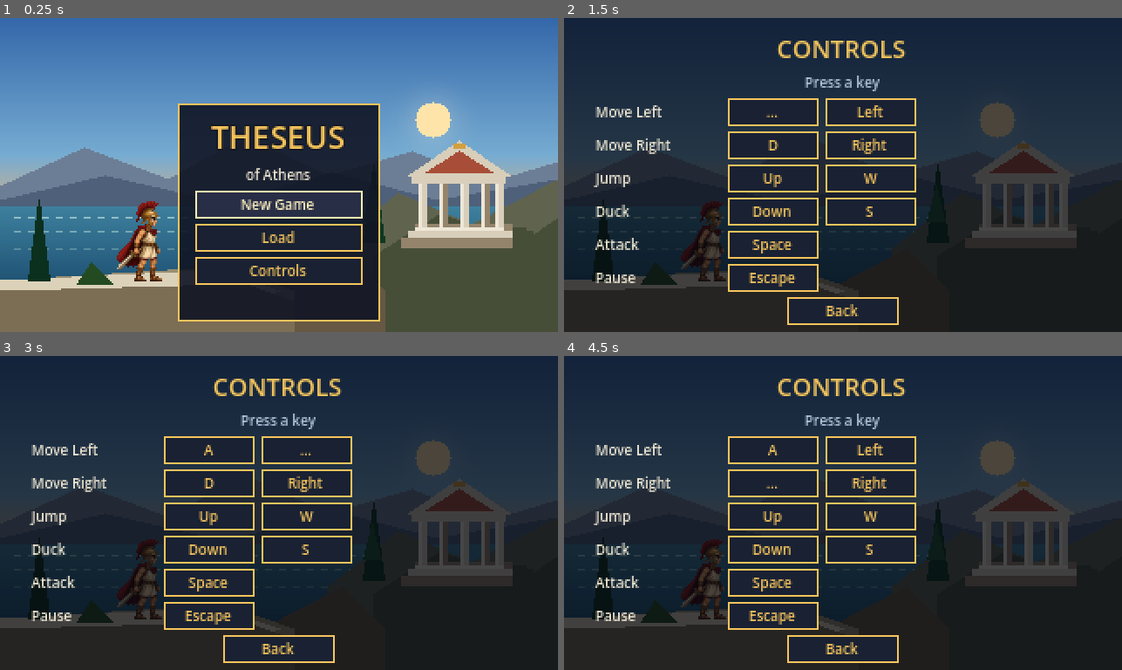
Above: before the commit, frames 1-4 (two rows, left to right).
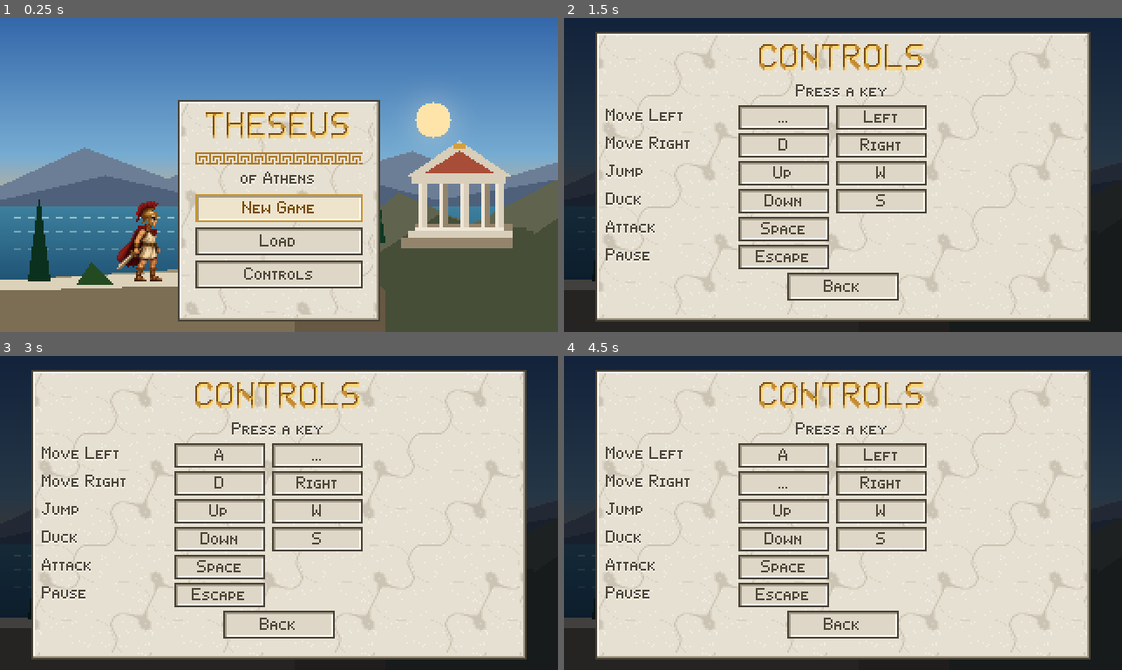
Above: after the commit, the same moments.

Repository: christsantiris/Theseus
Game: Godot game, scene res://scenes/main/main.tscn
Two runs of this game, one before a commit and one after it. Both use one fixed random seed, a clock stepped at 60 frames per second and the inputs below.
Inputs:
- Up to frame 1 (0.25 s): no input
- Up to frame 2 (1.5 s): click "Controls" at 0.5 s; click "A" at 1.25 s
- Up to frame 3 (3 s): click "..." at 2 s; click "Left" at 2.75 s
- Up to frame 4 (4.5 s): click "..." at 3.5 s; click "D" at 4.25 s

The runs differ from the first frame. In frame 1, 26% of the frame differs, in the area x 31-69%, y 26-97%; in frame 2, 82%; in frame 3, 82%, in the area x 5-95%, y 4-98%; in frame 4, 82%.

Commit message:
Replace blurry UI text with pixel inscription font and carved-marble theme

Diff:
--- a/project.godot
+++ b/project.godot
@@ -33,6 +33,10 @@
 window/size/window_height_override=900
 window/stretch/mode="viewport"
 window/stretch/scale_mode="integer"
+
+[gui]
+
+theme/custom="res://resources/themes/theseus.tres"
 
 [input]
 
--- /dev/null
+++ b/resources/themes/theseus.tres
@@ -0,0 +1,86 @@
+[gd_resource type="Theme" load_steps=11 format=3]
+
+[ext_resource type="FontFile" path="res://assets/fonts/inscription.fnt" id="1_body"]
+[ext_resource type="FontFile" path="res://assets/fonts/inscription_large.fnt" id="2_heading"]
+[ext_resource type="Texture2D" path="res://assets/art/ui/marble_slab.png" id="3_slab"]
+[ext_resource type="Texture2D" path="res://assets/art/ui/marble_button.png" id="4_button"]
+[ext_resource type="Texture2D" path="res://assets/art/ui/marble_button_focus.png" id="5_focus"]
+[ext_resource type="Texture2D" path="res://assets/art/ui/marble_button_pressed.png" id="6_pressed"]
+
+[sub_resource type="StyleBoxTexture" id="slab"]
+content_margin_left = 6.0
+content_margin_top = 5.0
+content_margin_right = 6.0
+content_margin_bottom = 5.0
+texture = ExtResource("3_slab")
+texture_margin_left = 4.0
+texture_margin_top = 4.0
+texture_margin_right = 4.0
+texture_margin_bottom = 4.0
+axis_stretch_horizontal = 1
+axis_stretch_vertical = 1
+
+[sub_resource type="StyleBoxTexture" id="button"]
+content_margin_left = 4.0
+content_margin_top = 2.0
+content_margin_right = 4.0
+content_margin_bottom = 1.0
+texture = ExtResource("4_button")
+texture_margin_left = 3.0
+texture_margin_top = 3.0
+texture_margin_right = 3.0
+texture_margin_bottom = 3.0
+
+[sub_resource type="StyleBoxTexture" id="button_focus"]
+content_margin_left = 4.0
+content_margin_top = 2.0
+content_margin_right = 4.0
+content_margin_bottom = 1.0
+texture = ExtResource("5_focus")
+texture_margin_left = 3.0
+texture_margin_top = 3.0
+texture_margin_right = 3.0
+texture_margin_bottom = 3.0
+
+[sub_resource type="StyleBoxTexture" id="button_pressed"]
+content_margin_left = 4.0
+content_margin_top = 3.0
+content_margin_right = 4.0
+content_margin_bottom = 0.0
+texture = ExtResource("6_pressed")
+texture_margin_left = 3.0
+texture_margin_top = 3.0
+texture_margin_right = 3.0
+texture_margin_bottom = 3.0
+
+[resource]
+default_font = ExtResource("1_body")
+default_font_size = 8
+Button/colors/font_color = Color(0.31, 0.282, 0.235, 1)
+Button/colors/font_focus_color = Color(0.48, 0.3, 0.05, 1)
+Button/colors/font_hover_color = Color(0.48, 0.3, 0.05, 1)
+Button/colors/font_hover_pressed_color = Color(0.48, 0.3, 0.05, 1)
+Button/colors/font_pressed_color = Color(0.48, 0.3, 0.05, 1)
+Button/styles/focus = SubResource("button_focus")
+Button/styles/hover = SubResource("button_focus")
+Button/styles/hover_pressed = SubResource("button_pressed")
+Button/styles/normal = SubResource("button")
+Button/styles/pressed = SubResource("button_pressed")
+CarvedHeading/base_type = &"Label"
+CarvedHeading/colors/font_color = Color(1, 1, 1, 1)
+CarvedHeading/colors/font_shadow_color = Color(0.99, 0.97, 0.93, 0.7)
+CarvedHeading/constants/shadow_offset_x = 0
+CarvedHeading/constants/shadow_offset_y = 1
+CarvedHeading/font_sizes/font_size = 16
+CarvedHeading/fonts/font = ExtResource("2_heading")
+CarvedLabel/base_type = &"Label"
+CarvedLabel/colors/font_color = Color(0.31, 0.282, 0.235, 1)
+CarvedLabel/colors/font_shadow_color = Color(0.99, 0.97, 0.93, 0.9)
+CarvedLabel/constants/shadow_offset_x = 0
+CarvedLabel/constants/shadow_offset_y = 1
+Label/colors/font_color = Color(0.945, 0.922, 0.867, 1)
+Label/colors/font_shadow_color = Color(0.09, 0.08, 0.12, 0.85)
+Label/constants/shadow_offset_x = 1
+Label/constants/shadow_offset_y = 1
+Panel/styles/panel = SubResource("slab")
+PanelContainer/styles/panel = SubResource("slab")
--- a/scenes/levels/level_1.tscn
+++ b/scenes/levels/level_1.tscn
@@ -56,14 +56,13 @@
 
 [node name="Label" type="Label" parent="PauseLayer/PauseScreen/Center/Panel/Stack"]
 layout_mode = 2
-theme_override_colors/font_color = Color(0.96, 0.77, 0.36, 1)
-theme_override_font_sizes/font_size = 14
+theme_type_variation = &"CarvedHeading"
 text = "Paused"
 horizontal_alignment = 1
 
 [node name="Details" type="Label" parent="PauseLayer/PauseScreen/Center/Panel/Stack"]
 layout_mode = 2
-theme_override_font_sizes/font_size = 9
+theme_type_variation = &"CarvedLabel"
 horizontal_alignment = 1
 
 [node name="Buttons" type="VBoxContainer" parent="PauseLayer/PauseScreen/Center/Panel/Stack"]
--- a/scenes/main/main.gd
+++ b/scenes/main/main.gd
@@ -13,12 +13,6 @@
 
 func _ready() -> void:
 	get_tree().paused = false
-	var panel_style := StyleBoxFlat.new()
-	panel_style.bg_color = Color(0.06, 0.08, 0.14, 0.9)
-	panel_style.border_color = ThemeHelpers.GOLD
-	panel_style.set_border_width_all(1)
-	panel_style.set_content_margin_all(6)
-	menu.add_theme_stylebox_override("panel", panel_style)
 	for button in [new_game_button, load_button, controls_button]:
 		ThemeHelpers.style_button(button, 8)
 		button.custom_minimum_size = Vector2(96, 16)
--- a/scenes/main/main.tscn
+++ b/scenes/main/main.tscn
@@ -1,8 +1,9 @@
-[gd_scene load_steps=4 format=3]
+[gd_scene load_steps=5 format=3]
 
 [ext_resource type="Script" path="res://scenes/main/main.gd" id="1_main"]
 [ext_resource type="Script" path="res://scenes/ui/controls_screen.gd" id="2_controls"]
 [ext_resource type="Texture2D" path="res://assets/art/ui/title_backdrop.png" id="3_backdrop"]
+[ext_resource type="Texture2D" path="res://assets/art/ui/meander.png" id="4_meander"]
 
 [node name="Main" type="Node2D"]
 script = ExtResource("1_main")
@@ -49,17 +50,20 @@
 
 [node name="Title" type="Label" parent="UI/TitleScreen/Menu/Content"]
 layout_mode = 2
-theme_override_colors/font_color = Color(0.96, 0.77, 0.36, 1)
-theme_override_colors/font_outline_color = Color(0.08, 0.08, 0.12, 1)
-theme_override_constants/outline_size = 3
-theme_override_font_sizes/font_size = 18
+theme_type_variation = &"CarvedHeading"
 text = "THESEUS"
 horizontal_alignment = 1
 
+[node name="Meander" type="TextureRect" parent="UI/TitleScreen/Menu/Content"]
+layout_mode = 2
+size_flags_horizontal = 4
+mouse_filter = 2
+texture = ExtResource("4_meander")
+stretch_mode = 2
+
 [node name="Subtitle" type="Label" parent="UI/TitleScreen/Menu/Content"]
 layout_mode = 2
-theme_override_colors/font_color = Color(0.93, 0.9, 0.82, 1)
-theme_override_font_sizes/font_size = 8
+theme_type_variation = &"CarvedLabel"
 text = "of Athens"
 horizontal_alignment = 1
 
@@ -80,8 +84,7 @@
 
 [node name="Hint" type="Label" parent="UI/TitleScreen/Menu/Content"]
 layout_mode = 2
-theme_override_colors/font_color = Color(0.93, 0.9, 0.82, 1)
-theme_override_font_sizes/font_size = 8
+theme_type_variation = &"CarvedLabel"
 custom_minimum_size = Vector2(96, 10)
 horizontal_alignment = 1
 
--- a/scenes/ui/controls_screen.gd
+++ b/scenes/ui/controls_screen.gd
@@ -20,10 +20,14 @@
 	margin.mouse_filter = Control.MOUSE_FILTER_IGNORE
 	add_child(margin)
 
+	var slab := PanelContainer.new()
+	slab.mouse_filter = Control.MOUSE_FILTER_IGNORE
+	margin.add_child(slab)
+
 	_rows = VBoxContainer.new()
-	_rows.add_theme_constant_override("separation", 3)
+	_rows.add_theme_constant_override("separation", 2)
 	_rows.mouse_filter = Control.MOUSE_FILTER_IGNORE
-	margin.add_child(_rows)
+	slab.add_child(_rows)
 	refresh()
 
 
@@ -36,14 +40,12 @@
 	var title := Label.new()
 	title.text = "CONTROLS"
 	title.horizontal_alignment = HORIZONTAL_ALIGNMENT_CENTER
-	title.add_theme_font_size_override("font_size", 14)
-	title.add_theme_color_override("font_color", ThemeHelpers.GOLD)
+	title.theme_type_variation = &"CarvedHeading"
 	_rows.add_child(title)
 
 	_hint = Label.new()
 	_hint.horizontal_alignment = HORIZONTAL_ALIGNMENT_CENTER
-	_hint.add_theme_font_size_override("font_size", 8)
-	_hint.add_theme_color_override("font_color", Color(0.7, 0.78, 0.86))
+	_hint.theme_type_variation = &"CarvedLabel"
 	_hint.text = "Click a key, then press a new one"
 	_rows.add_child(_hint)
 
@@ -68,8 +70,7 @@
 	name_label.text = InputBindings.label_for(action)
 	name_label.custom_minimum_size = Vector2(72, 0)
 	name_label.vertical_alignment = VERTICAL_ALIGNMENT_CENTER
-	name_label.add_theme_font_size_override("font_size", 8)
-	name_label.add_theme_color_override("font_color", ThemeHelpers.CREAM)
+	name_label.theme_type_variation = &"CarvedLabel"
 	row.add_child(name_label)
 
 	var codes := InputBindings.keycodes_for(action)
--- a/scenes/ui/hud.gd
+++ b/scenes/ui/hud.gd
@@ -9,7 +9,7 @@
 var _score: Label
 var _area: Label
 var _message: Label
-var _message_backdrop: ColorRect
+var _message_backdrop: Panel
 var _message_time := 0.0
 var _message_priority := 0
 
@@ -24,7 +24,6 @@
 	var label := Label.new()
 	label.text = "HP"
 	label.position = Vector2(8, 4)
-	label.add_theme_font_size_override("font_size", 8)
 	label.add_theme_color_override("font_color", GOLD)
 	root.add_child(label)
 
@@ -36,7 +35,6 @@
 	_score.offset_top = 4.0
 	_score.offset_bottom = 16.0
 	_score.horizontal_alignment = HORIZONTAL_ALIGNMENT_RIGHT
-	_score.add_theme_font_size_override("font_size", 8)
 	_score.add_theme_color_override("font_color", GOLD)
 	_score.text = "Score 0"
 	root.add_child(_score)
@@ -44,21 +42,18 @@
 	_area.position = Vector2(104, 4)
 	_area.size = Vector2(128, 12)
 	_area.horizontal_alignment = HORIZONTAL_ALIGNMENT_CENTER
-	_area.add_theme_font_size_override("font_size", 8)
-	_area.add_theme_color_override("font_color", Color("f1e2c2"))
 	root.add_child(_area)
-	_message_backdrop = ColorRect.new()
-	_message_backdrop.position = Vector2(6, 162)
-	_message_backdrop.size = Vector2(308, 15)
-	_message_backdrop.color = Color(0.05, 0.08, 0.12, 0.88)
+	# Messages are incised into a marble plaque (the theme's Panel style).
+	_message_backdrop = Panel.new()
+	_message_backdrop.position = Vector2(6, 161)
+	_message_backdrop.size = Vector2(308, 17)
 	_message_backdrop.mouse_filter = Control.MOUSE_FILTER_IGNORE
 	root.add_child(_message_backdrop)
 	_message = Label.new()
-	_message.position = Vector2(10, 163)
-	_message.size = Vector2(300, 13)
+	_message.position = Vector2(10, 165)
+	_message.size = Vector2(300, 11)
 	_message.horizontal_alignment = HORIZONTAL_ALIGNMENT_CENTER
-	_message.add_theme_font_size_override("font_size", 9)
-	_message.add_theme_color_override("font_color", GOLD)
+	_message.theme_type_variation = &"CarvedLabel"
 	root.add_child(_message)
 	_message.hide()
 	_message_backdrop.hide()
--- a/scenes/ui/theme_helpers.gd
+++ b/scenes/ui/theme_helpers.gd
@@ -1,25 +1,20 @@
 extends RefCounted
+
+## Shared UI colours. Fonts, carved-marble panels and button styles come from the project
+## theme (res://resources/themes/theseus.tres), set as gui/theme/custom in project.godot.
+## Label type variations in that theme:
+##   CarvedHeading - large gilded, chiselled capitals for titles on marble.
+##   CarvedLabel   - dark text incised into marble, with a 1 px lit lower edge.
+## A plain Label draws light relief lettering with a dark shadow, for text over the scene.
 
 const GOLD := Color(0.96, 0.77, 0.36)
 const CREAM := Color(0.93, 0.9, 0.82)
+const STONE_INK := Color(0.31, 0.282, 0.235)
+
+## Pixel font size. Body text is 8; the bitmap font only scales in whole multiples.
+const BODY_SIZE := 8
 
 
-static func style_button(button: Button, font_size: int = 8) -> void:
-	button.add_theme_stylebox_override("normal", _box(Color(0.1, 0.13, 0.2), GOLD))
-	button.add_theme_stylebox_override("hover", _box(Color(0.18, 0.22, 0.32), Color(1, 0.92, 0.55)))
-	button.add_theme_stylebox_override("pressed", _box(Color(0.28, 0.22, 0.1), Color(1, 0.92, 0.55)))
-	button.add_theme_stylebox_override("focus", _box(Color(0.16, 0.18, 0.28), Color(1, 0.95, 0.7)))
-	button.add_theme_color_override("font_color", GOLD)
-	button.add_theme_color_override("font_hover_color", Color(1, 0.95, 0.75))
-	button.add_theme_color_override("font_pressed_color", Color(1, 0.95, 0.75))
-	button.add_theme_color_override("font_focus_color", Color(1, 0.95, 0.75))
+static func style_button(button: Button, font_size: int = BODY_SIZE) -> void:
+	# The marble button styles come from the project theme; only the size is per-button.
 	button.add_theme_font_size_override("font_size", font_size)
-
-
-static func _box(bg: Color, border: Color) -> StyleBoxFlat:
-	var style := StyleBoxFlat.new()
-	style.bg_color = bg
-	style.border_color = border
-	style.set_border_width_all(1)
-	style.set_content_margin_all(2)
-	return style
Binary file added: assets/art/ui/marble_button.png
Not shown, added: assets/art/ui/marble_button.png.import
Binary file added: assets/art/ui/marble_button_focus.png
Not shown, added: assets/art/ui/marble_button_focus.png.import
Binary file added: assets/art/ui/marble_button_pressed.png
Not shown, added: assets/art/ui/marble_button_pressed.png.import
Binary file added: assets/art/ui/marble_slab.png
Not shown, added: assets/art/ui/marble_slab.png.import
Binary file added: assets/art/ui/meander.png
Not shown, added: assets/art/ui/meander.png.import
Not shown, added: assets/fonts/inscription.fnt
Not shown, added: assets/fonts/inscription.fnt.import
(and 7 more such lines)
